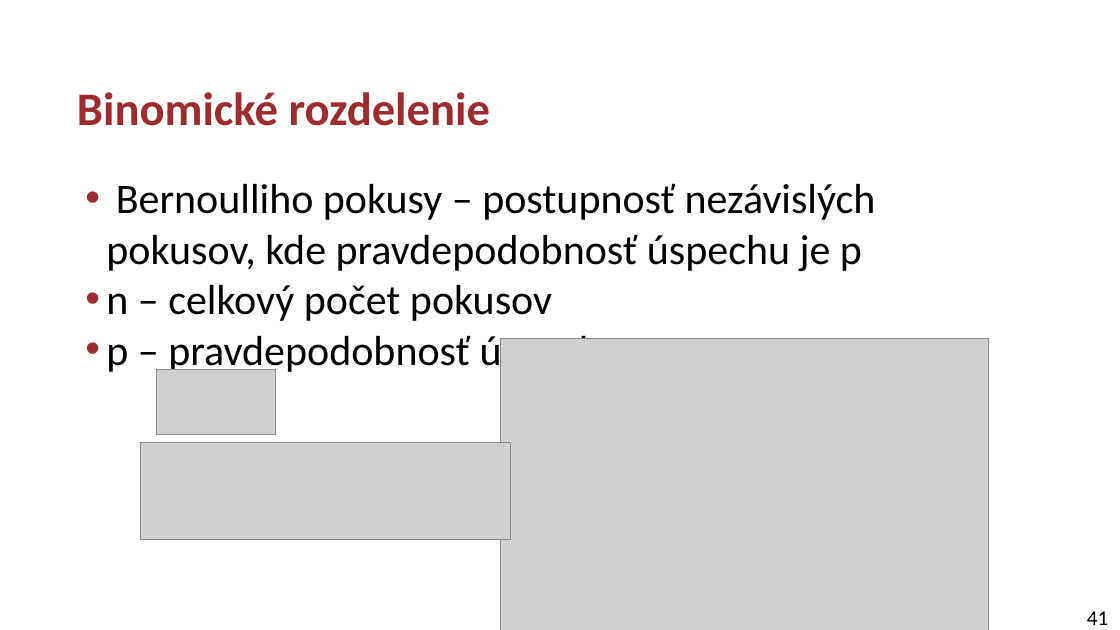
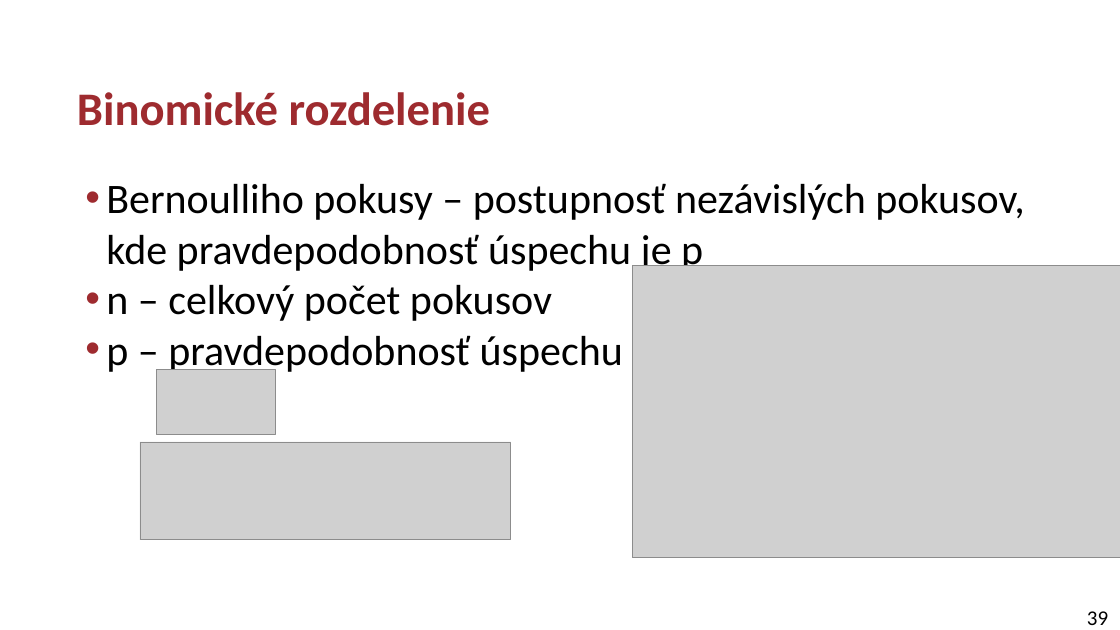
Before and after one commit to kocurvik/edu, a slide deck: slide 39 of RO/prednasky/p02.pptx (slide 41 before the commit). Drawn at 1120x630 pixels with LibreOffice and Linux fonts; fonts in the diff are those of the drawing; grey boxes stand for pictures. Boxes give left, top, right and bottom in pixels: in the first picture for what was removed or moved away, otherwise in the second. Text is boxed around its words. In the diff, an @@ line names an element or a change of style, - is before the commit and + after.

```diff
--- a/RO/prednasky/p02.pptx
+++ b/RO/prednasky/p02.pptx
@@ text "Bernoulliho pokusy – postupnosť nezávislých ..." rewrapped from box(106, 183, 876, 375) to box(106, 183, 1024, 375) @@
@@ picture: place and size @@
-picture at box(501, 339, 989, 630)
+picture at box(632, 266, 1120, 558)
@@ page number at box(1087, 611, 1108, 625): text changed @@
-41
+39
```
Also in this commit, not shown: 10 other slides changed, 2 slides removed.
